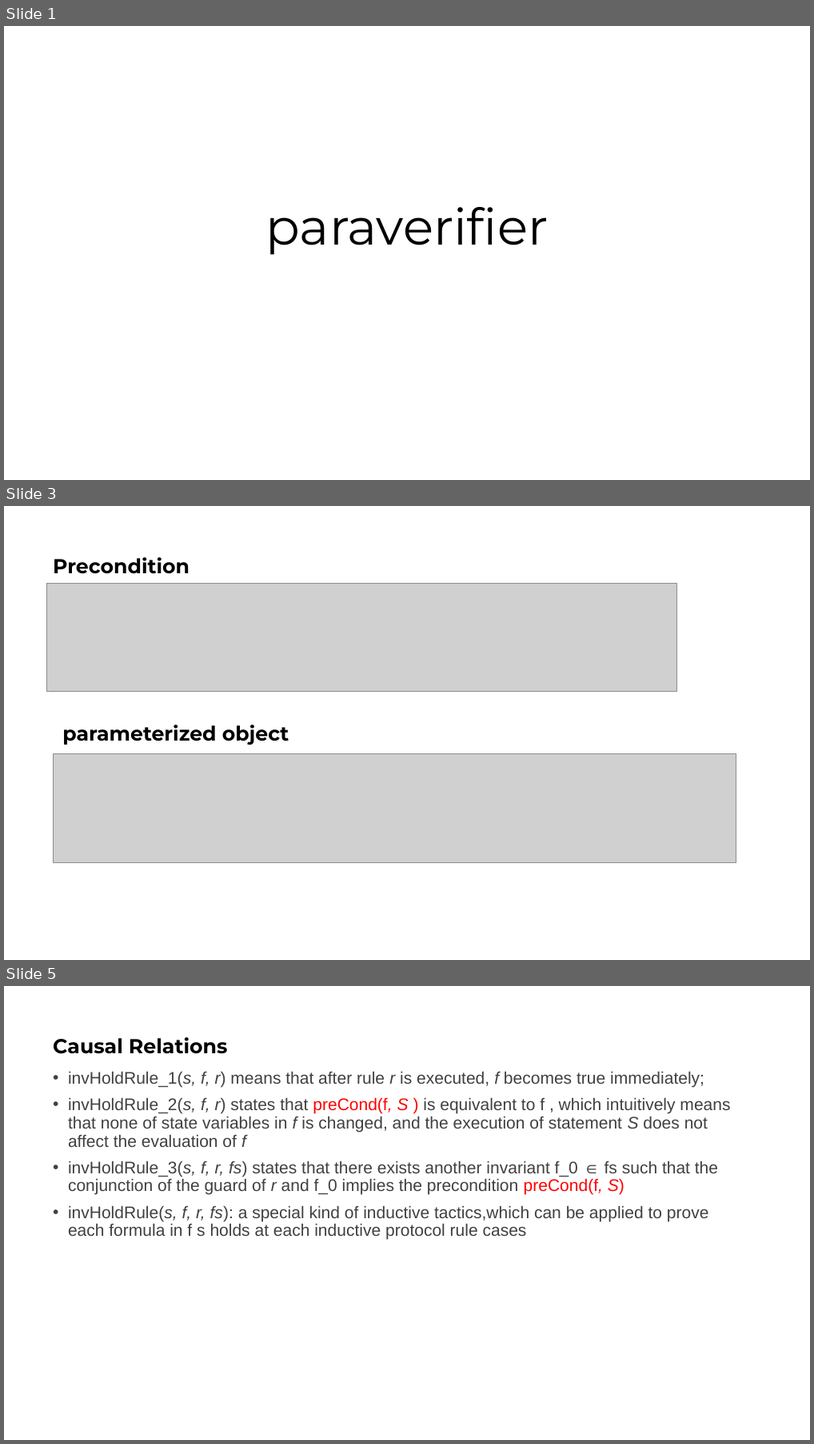
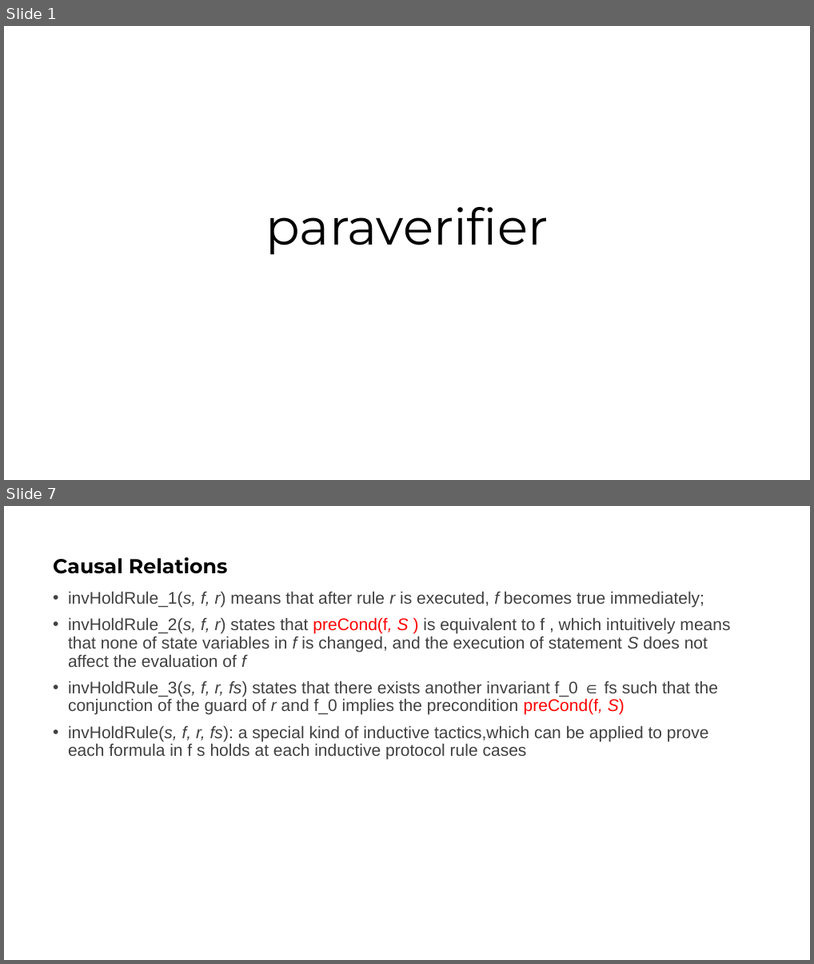
Before and after one commit to bacmive/paper_notes, a slide deck: notes9-paraverifier.pptx. Shown one above the other, each under a label of ours: slides 1, 3 and 5 before the commit, slides 1 and 7 after it; the slides between them are not shown. The pictures are 814x1444 and 814x964 pixels, drawn with LibreOffice and Linux fonts; fonts in the diff are those of the drawing; grey boxes stand for pictures. Boxes give left, top, right and bottom in pixels: in the first picture for what was removed or moved away, otherwise in the second. Text is boxed around its words. In the diff, an @@ line names an element or a change of style, - is before the commit and + after.

```diff
--- a/notes9-paraverifier.pptx
+++ b/notes9-paraverifier.pptx
@@ slide 3 removed at [4, 506, 810, 960], background #FFFFFF @@
@@ title removed at [53, 557, 190, 574] @@
-Precondition
@@ picture removed at [47, 584, 678, 691] @@
@@ text removed at [62, 724, 290, 744] @@
-parameterized object
@@ picture removed at [53, 753, 737, 863] @@
@@ what was slide 5 is now slide 7 @@
```
Also in this commit, not shown: 1 slide changed, 3 slides added.
